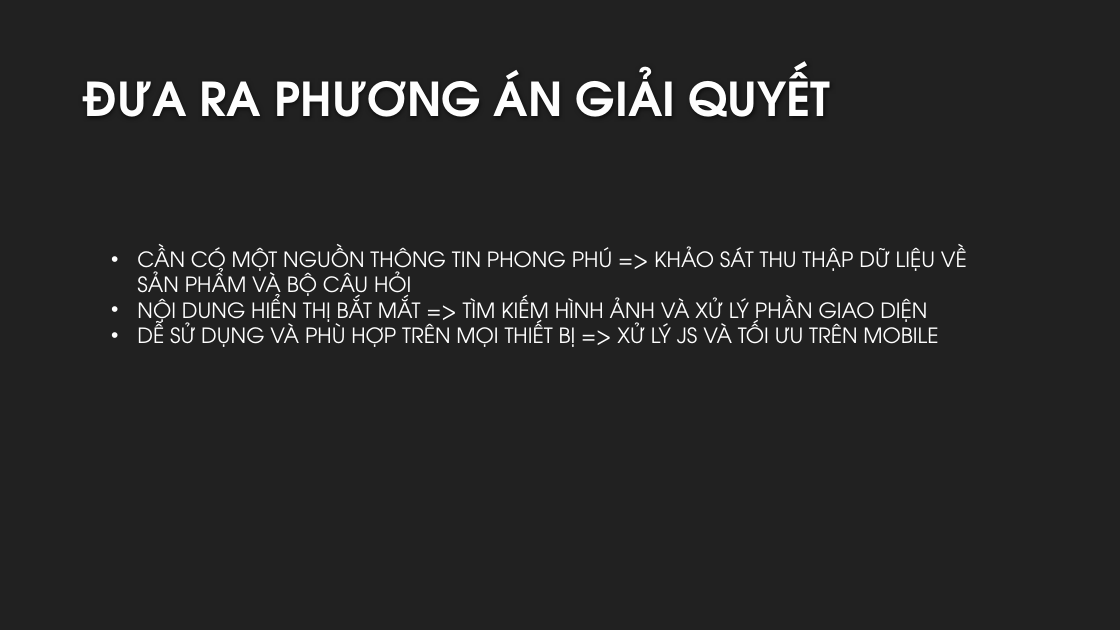
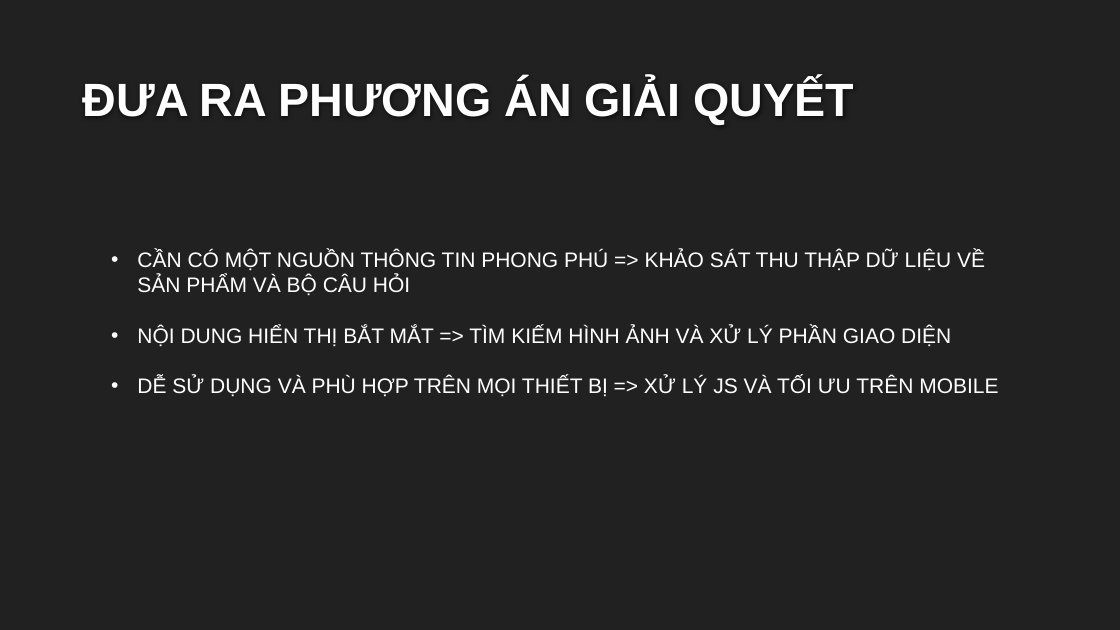
Before and after one commit to archimonde12/suggestGiftWebsite, a slide deck: slide 6 of PROJECT PRESENTATION.pptx. Drawn at 1120x630 pixels with LibreOffice and Linux fonts; fonts in the diff are those of the drawing; background and template pictures are left out. Boxes give left, top, right and bottom in pixels: in the first picture for what was removed or moved away, otherwise in the second. Text is boxed around its words. In the diff, an @@ line names an element or a change of style, - is before the commit and + after.

```diff
--- a/PROJECT PRESENTATION.pptx
+++ b/PROJECT PRESENTATION.pptx
@@ title "ĐƯA RA PHƯƠNG ÁN GIẢI ..." at [83,79,854,125]: font TeX Gyre Adventor to Arial @@
@@ text "CẦN CÓ MỘT NGUỒN THÔNG ..." at [137,251,998,397]: font TeX Gyre Adventor to Arial @@
```
Also in this commit, not shown: 3 other slides changed.
